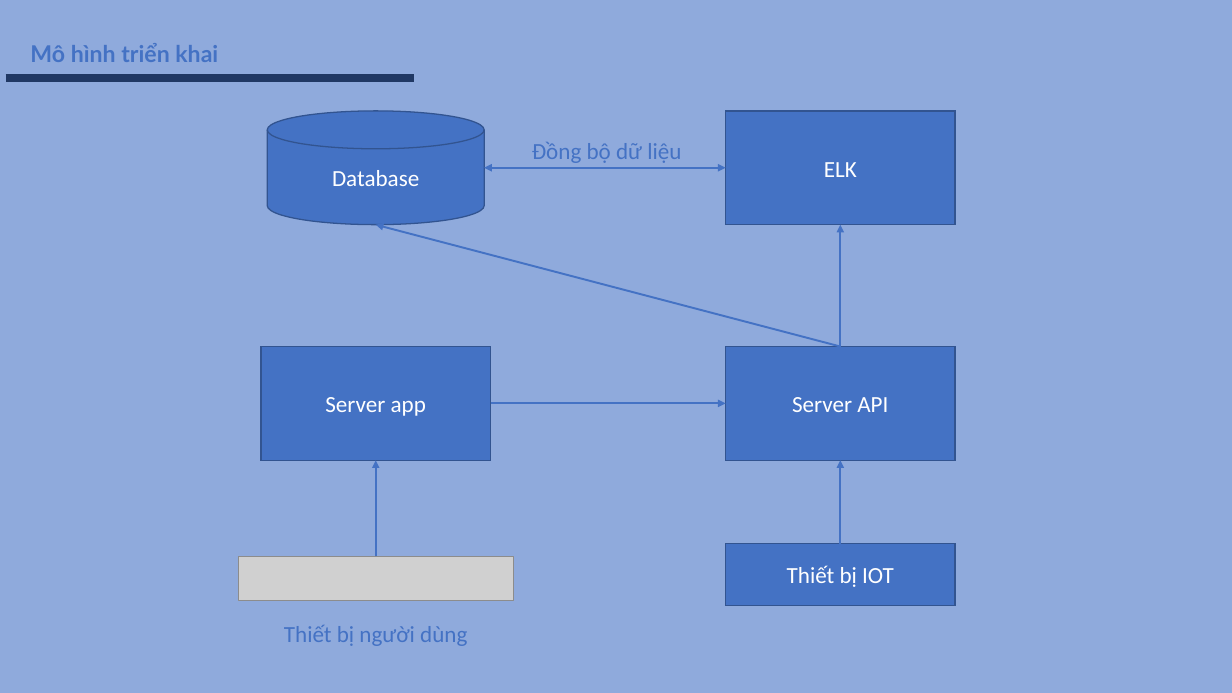
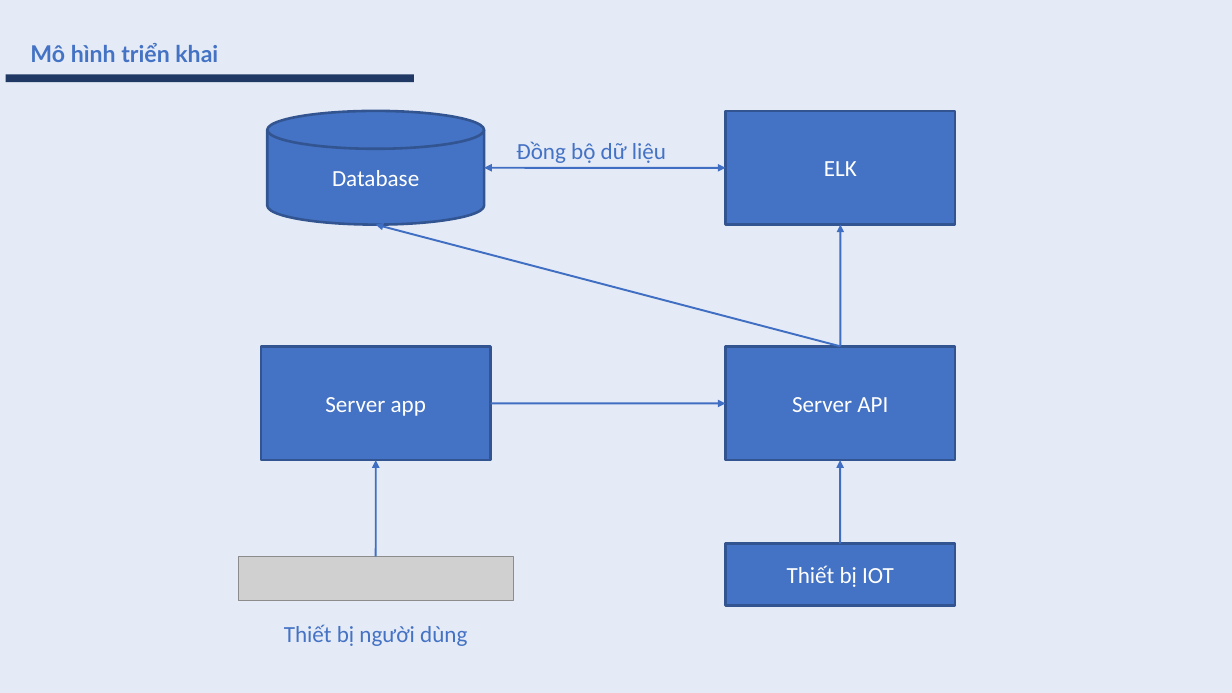
Before and after one commit to hieutran1997/delivery, a slide deck: slide 6 of documents/SlideReport.pptx. Drawn at 1232x693 pixels with LibreOffice and Linux fonts; fonts in the diff are those of the drawing; grey boxes stand for pictures. Boxes give left, top, right and bottom in pixels: in the first picture for what was removed or moved away, otherwise in the second. Text is boxed around its words. In the diff, an @@ line names an element or a change of style, - is before the commit and + after.

```diff
--- a/documents/SlideReport.pptx
+++ b/documents/SlideReport.pptx
@@ background #8FAADC to #8FAADC at 23% opacity @@
@@ line (6, 79) - (414, 79): stroke #203864 6 pt to #203864 6.01 pt @@
@@ text "Đồng bộ dữ liệu" moved from (x1=532, y1=142, x2=681, y2=163) to (x1=516, y1=141, x2=666, y2=163) @@
@@ double arrow removed from (484, 168) to (726, 168) @@
@@ freeform shape added at (x1=484, y1=168, x2=726, y2=168), outline #3F6EC2 1.5 pt @@
@@ arrow removed from (840, 347) to (376, 225) @@
@@ freeform shape added at (x1=376, y1=225, x2=841, y2=347), outline #3F6EC2 1.5 pt @@
@@ arrow removed from (840, 347) to (840, 225) @@
@@ freeform shape added at (x1=840, y1=225, x2=840, y2=347), outline #3F6EC2 1.5 pt @@
@@ arrow removed from (491, 404) to (726, 404) @@
@@ freeform shape added at (x1=491, y1=404, x2=726, y2=404), outline #3F6EC2 1.5 pt @@
@@ arrow removed from (376, 556) to (376, 460) @@
@@ freeform shape added at (x1=376, y1=460, x2=376, y2=556), outline #3F6EC2 1.5 pt @@
@@ arrow removed from (840, 543) to (840, 460) @@
@@ freeform shape added at (x1=840, y1=460, x2=840, y2=543), outline #3F6EC2 1.5 pt @@
@@ outline #325491 1 pt to #325491 2 pt in 5 elements at (x1=267, y1=111, x2=484, y2=225), (x1=261, y1=347, x2=490, y2=460), (x1=726, y1=347, x2=955, y2=460), (x1=726, y1=111, x2=955, y2=225), (x1=726, y1=543, x2=955, y2=605) @@
```
Also in this commit, not shown: 6 other slides changed, 30 other files.
